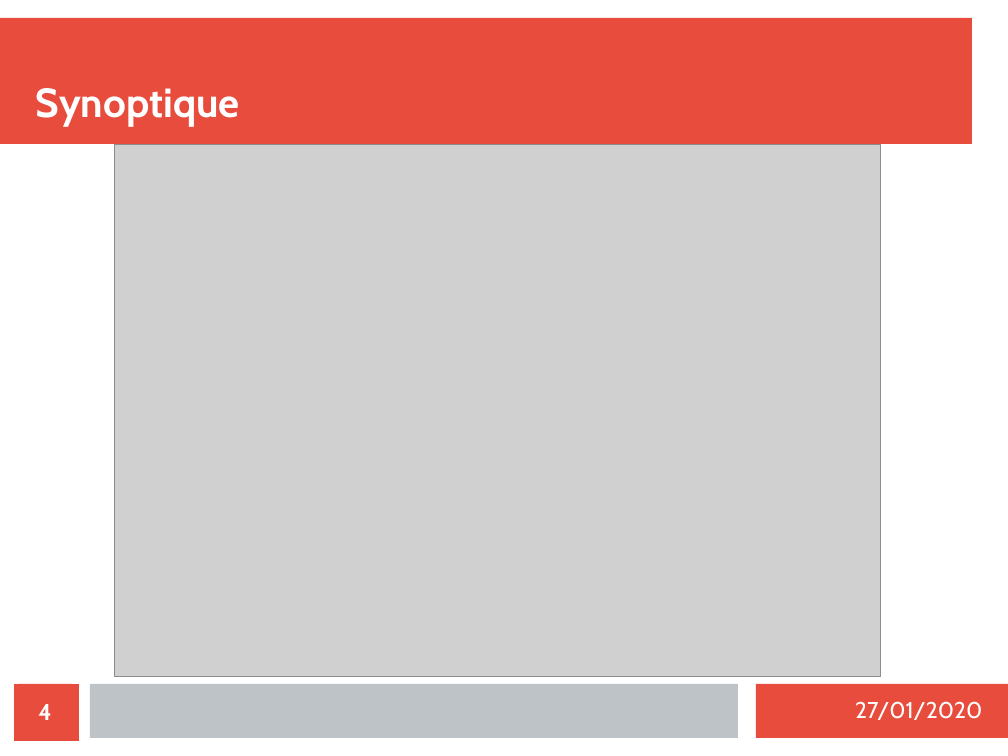
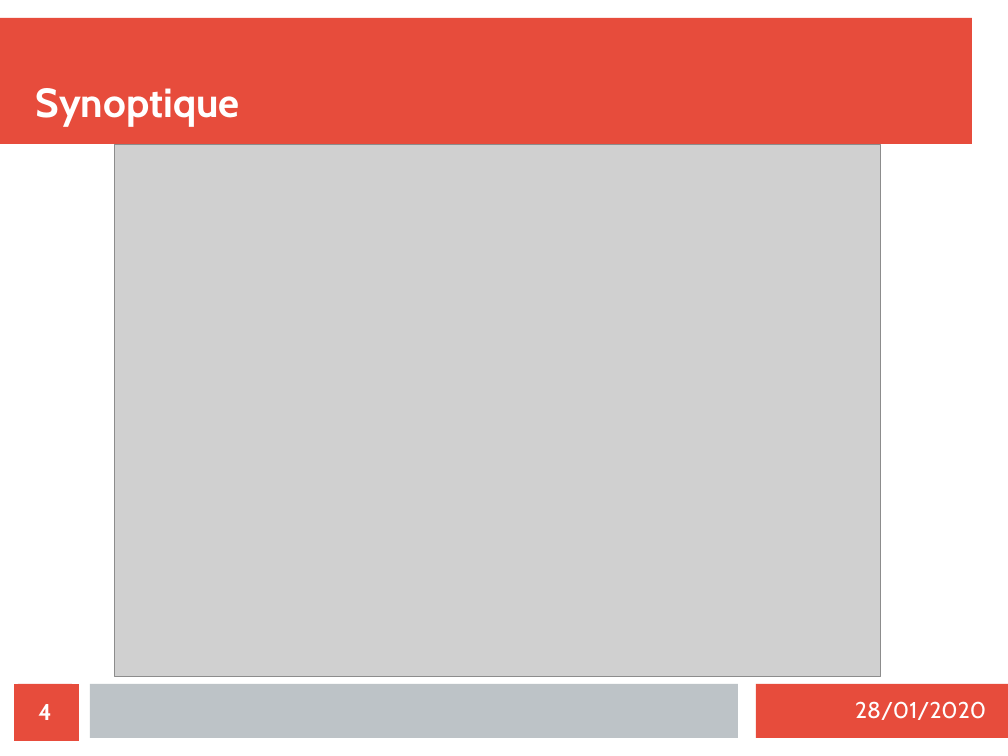
Before and after one commit to MezeretteBrice/Projet_Ronde, a slide deck: slide 4 of SOUTENANCE/Revue1/Brice.odp. Drawn at 1008x756 pixels with LibreOffice and Linux fonts; fonts in the diff are those of the drawing; grey boxes stand for pictures. Boxes give left, top, right and bottom in pixels: in the first picture for what was removed or moved away, otherwise in the second. Text is boxed around its words. In the diff, an @@ line names an element or a change of style, - is before the commit and + after.

```diff
--- a/SOUTENANCE/Revue1/Brice.odp
+++ b/SOUTENANCE/Revue1/Brice.odp
@@ text at (x1=855, y1=701, x2=986, y2=720): text changed @@
-27/01/2020
+28/01/2020
```
Also in this commit, not shown: 9 other slides changed, 3 other files.
